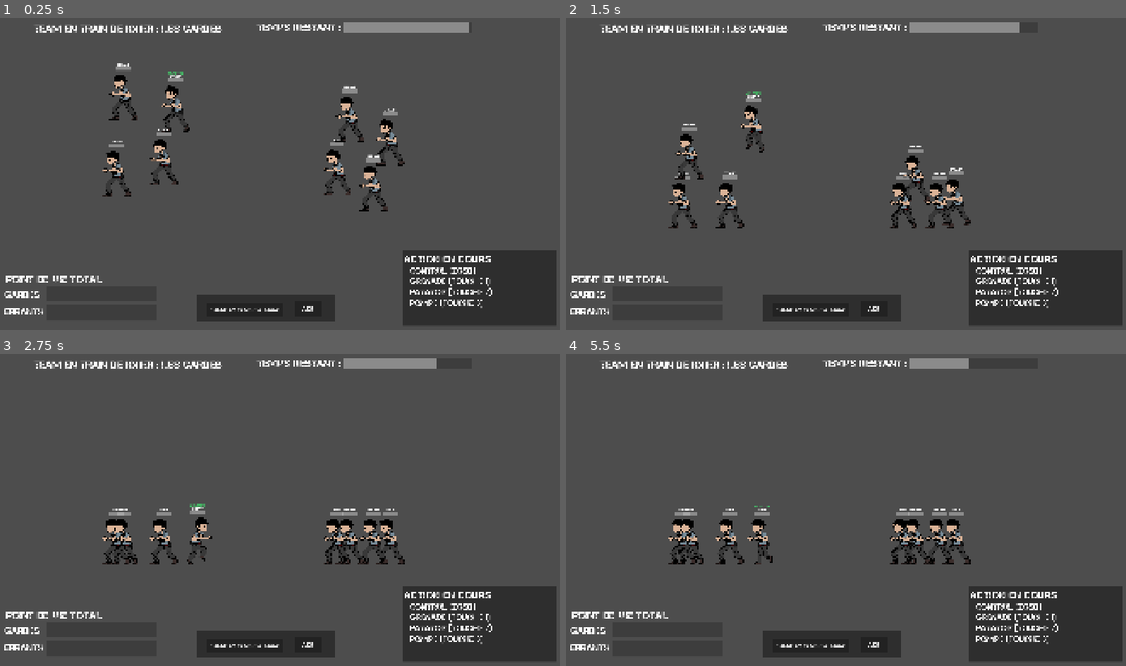
Above: before the commit, frames 1-4 (two rows, left to right).
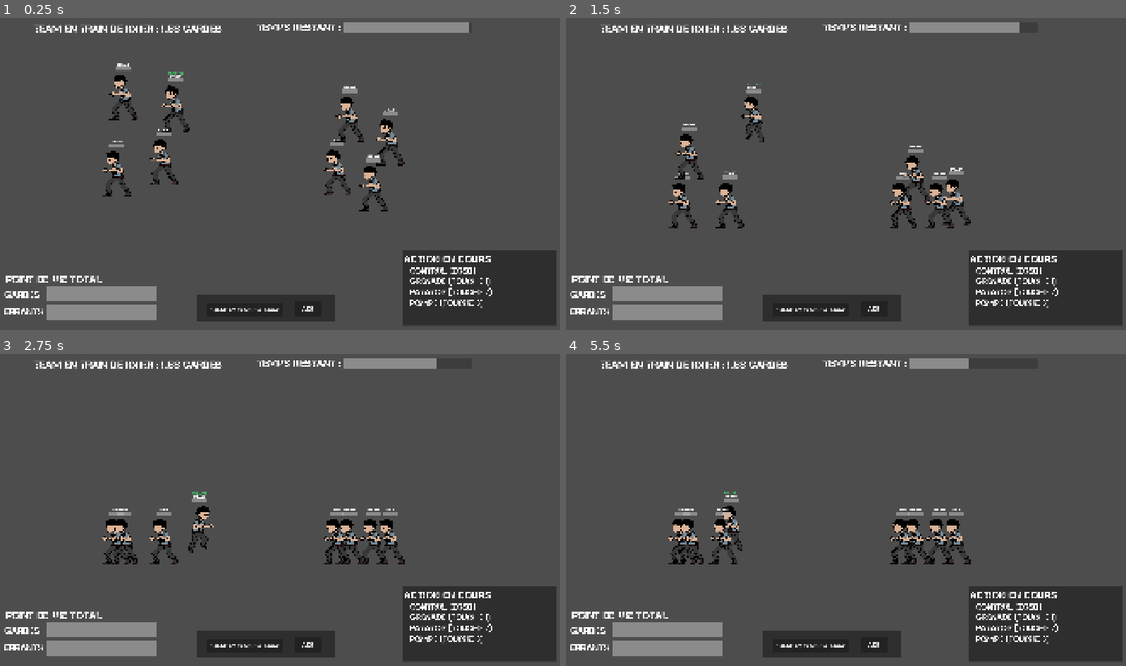
Above: after the commit, the same moments.

Repository: t0qen/baudo-game-jam-autumn
Game: Godot game, scene res://scenes/main.tscn
Two runs of this game, one before a commit and one after it. Both use one fixed random seed, a clock stepped at 60 frames per second and the inputs below. The engine's default icon, where the game draws it, is replaced by a stand-in: a white triangle on a blue panel in a dark square. Sound files missing from this copy of the repository are replaced by a short silence.
Inputs:
- Up to frame 1 (0.25 s): no input
- Up to frame 2 (1.5 s): hold Right (right) 0.53-1.28 s; tap Space (jump) at 0.6, 0.77, 1.07 s; hold Left (left) from 1.28 s (still down); tap W (aim_left) at 1.35 s
- Up to frame 3 (2.75 s): tap Space (jump) at 1.52, 1.55, 1.82, 2.3 s; release Left (left) at 2.03 s; hold Right (right) from 2.03 s (still down); hold Down (aim_right) from 2.03 s (still down)
- Up to frame 4 (5.5 s): release Down (aim_right) at 2.78 s; tap 1 (bomb) at 2.85 s; tap Space (jump) at 3.02, 3.05, 3.32, 3.77, 3.8, 4.07, 4.52, 4.55, 4.82, 5.1 s; release Right (right) at 3.53 s; hold Left (left) from 3.53 s (still down); tap 3 (pompe) at 3.6 s; tap 2 (rocket) at 4.35 s

The runs differ from the first frame. In frame 1, 1.9% of the frame differs, in the area x 8-28%, y 85-97%; in frame 2, 2.3%; in frame 3, 2.3%; in frame 4, 2.7%, in the area x 8-37%, y 44-97%.

Commit message:
feffarfafs

Diff:
--- a/scenes/main.tscn
+++ b/scenes/main.tscn
@@ -62,7 +62,7 @@
 offset_bottom = 351.0
 show_percentage = false
 
-[node name="ProgressBar2" type="ProgressBar" parent="UI"]
+[node name="gardes" type="ProgressBar" parent="UI"]
 layout_mode = 0
 offset_left = 852.0
 offset_top = 4666.0
@@ -70,7 +70,7 @@
 offset_bottom = 4900.0
 show_percentage = false
 
-[node name="ProgressBar3" type="ProgressBar" parent="UI"]
+[node name="errants" type="ProgressBar" parent="UI"]
 layout_mode = 0
 offset_left = 860.0
 offset_top = 4967.0
@@ -209,37 +209,37 @@
 
 [node name="errants" parent="team_container/team_errants" instance=ExtResource("3_tefeu")]
 position = Vector2(-1746, -1148)
-jump_force = 800
+jump_force = 1000
 
 [node name="errants2" parent="team_container/team_errants" instance=ExtResource("3_tefeu")]
 position = Vector2(-2746, -46)
-jump_force = 800
+jump_force = 1000
 
 [node name="errants3" parent="team_container/team_errants" instance=ExtResource("3_tefeu")]
 position = Vector2(-1946, -238)
-jump_force = 800
+jump_force = 1000
 
 [node name="errants4" parent="team_container/team_errants" instance=ExtResource("3_tefeu")]
 position = Vector2(-2625, -1344)
-jump_force = 800
+jump_force = 1000
 
 [node name="team_gardes" parent="team_container" instance=ExtResource("3_tbgi4")]
 
 [node name="gardes" parent="team_container/team_gardes" instance=ExtResource("5_o6xl0")]
 position = Vector2(1226, -968)
-jump_force = 800
+jump_force = 1000
 
 [node name="gardes2" parent="team_container/team_gardes" instance=ExtResource("5_o6xl0")]
 position = Vector2(1908, -577)
-jump_force = 800
+jump_force = 1000
 
 [node name="gardes3" parent="team_container/team_gardes" instance=ExtResource("5_o6xl0")]
 position = Vector2(1627, 209)
-jump_force = 800
+jump_force = 1000
 
 [node name="gardes4" parent="team_container/team_gardes" instance=ExtResource("5_o6xl0")]
 position = Vector2(1006, -63)
-jump_force = 800
+jump_force = 1000
 
 [node name="Camera2D" type="Camera2D" parent="."]
 zoom = Vector2(0.2, 0.2)
--- a/scripts/bidule_manager.gd
+++ b/scripts/bidule_manager.gd
@@ -13,6 +13,7 @@
 	current_main = main
 
 func ask_to_update_mob_array():
+	print("UPDATED MOB ARRAY")
 	current_main.update_mob_array()
 
 func set_current(bidule):
--- a/scripts/bidule_template.gd
+++ b/scripts/bidule_template.gd
@@ -18,7 +18,7 @@
 
 # MOVEMENTS VARS
 @export var speed : int = 1000
-@export var jump_force : int = 800
+@export var jump_force : int = 1000
 @export var max_h_speed : int = 400
 
 # INPUTS VARS
@@ -129,8 +129,10 @@
 			$pivot2.rotation_degrees = -40
 
 func die():
+	print("died")
+	BiduleManager.ask_to_update_mob_array()
 	queue_free()
-	BiduleManager.ask_to_update_mob_array()
+
 
 func play_bras_animation(animation):
 	if current == MOB_POSSIBILITY.GARDE:
@@ -366,6 +368,8 @@
 			if wanna_jump and can_jump:
 				change_state(STATE.JUMP)
 
+			if linear_velocity.y == 0:
+				can_jump = true
 		STATE.ROCKET:
 			if wanna_jump and can_jump:
 				change_state(STATE.JUMP)
@@ -390,6 +394,9 @@
 				get_tree().current_scene.add_child(rocket)
 				await get_tree().create_timer(1).timeout
 				can_rocket = true
+
+			if linear_velocity.y == 0:
+				can_jump = true
 		STATE.GRENADE:
 			if wanna_jump and can_jump:
 				change_state(STATE.JUMP)
@@ -414,6 +421,9 @@
 				await get_tree().create_timer(5).timeout
 				can_bombe = true
 
+			if linear_velocity.y == 0:
+				can_jump = true
+
 		STATE.POMPE:
 			if wanna_jump and can_jump:
 				change_state(STATE.JUMP)
@@ -435,4 +445,8 @@
 				$aim_gauche/Pompe/Area.hide()
 				await get_tree().create_timer(5).timeout
 				can_pompe = true
+
+			if linear_velocity.y == 0:
+				can_jump = true
+
 #endregion
--- a/scripts/main.gd
+++ b/scripts/main.gd
@@ -36,6 +36,7 @@
 	initialize_ui()
 	start()
 	# TODO faire un system de spawn -> besoin de la map avant
+	# TODO base life mob
 	# plus set_current()
 
 func update_partie_duree_pb():
@@ -43,16 +44,33 @@
 
 func initialize_ui():
 	$UI/ProgressBar.max_value = current_timer_time
-	$UI/ProgressBar.value = current_timer_time
+	$UI/ProgressBar.value = $UI/ProgressBar.max_value
 	$UI/Label.text = "TEAM EN TRAIN DE JOUER : LES GARDES"
+
+	$UI/gardes.max_value = VarBidules.base_life * VarBidules.nbr_gardes
+	$UI/gardes.value = $UI/gardes.max_value
+	$UI/errants.max_value = VarBidules.base_life * VarBidules.nbr_errants
+	$UI/errants.value = $UI/errants.max_value
+
+func update_total_life_pb():
+	var total_life_gardes : int
+	for i in $team_container/team_gardes.get_children():
+		total_life_gardes = total_life_gardes + i.current_life
+	$UI/gardes.value = total_life_gardes
+	var total_life_errants : int
+	for i in $team_container/team_errants.get_children():
+		total_life_errants = total_life_errants + i.current_life
+	$UI/errants.value = total_life_errants
 
 func _process(delta: float) -> void:
 	update_partie_duree_pb()
+	update_total_life_pb()
 
 func _physics_process(delta: float) -> void:
 	pass
 
 func update_mob_array(): # actualise les errants et les gardes dans le tableau
+	print("===== UPDATE MOB ARRAY =========")
 	team_a_mobs = []
 	for mob_a in $team_container/team_errants.get_children():
 		team_a_mobs.append(mob_a)
@@ -60,7 +78,11 @@
 	team_b_mobs = []
 	for mob_b in $team_container/team_gardes.get_children():
 		team_b_mobs.append(mob_b)
-	print("Gardes : ", team_a_mobs)
+		print(mob_b)
+	print("Gardes : ", team_b_mobs)
+	print("==================================")
+	if team_b_mobs == []:
+		print("TEAM B LOST")
 
 func start():
 	print("GAME STARTS !!")
